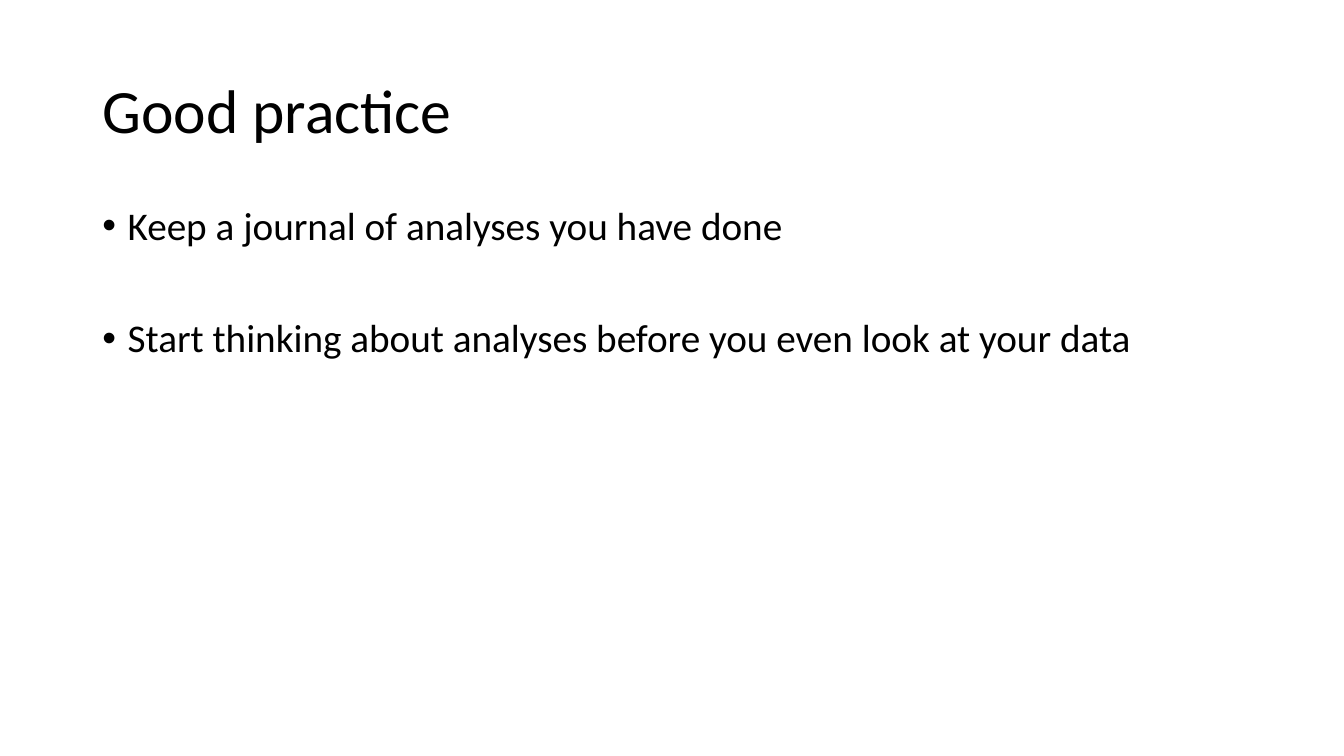
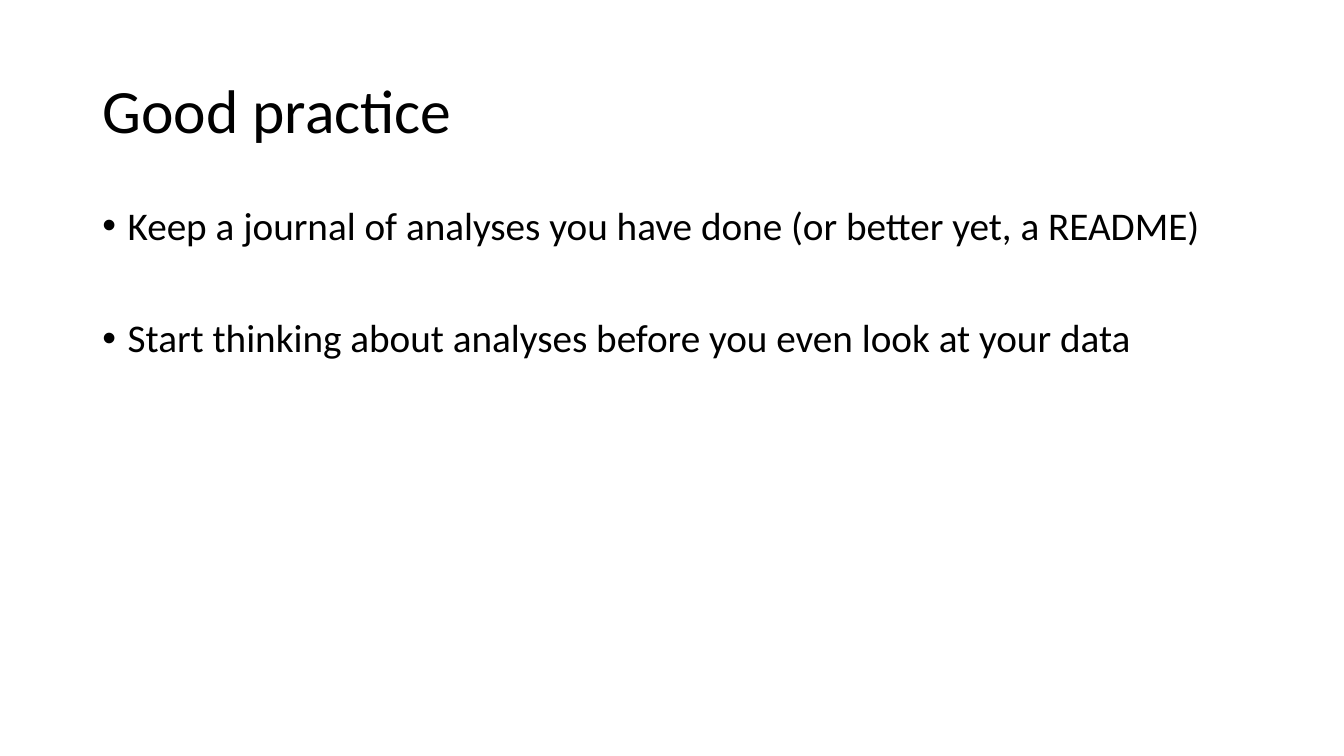
Before and after one commit to VTQuantMethodsEEB/klangwig, a slide deck: slide 45 of lectures/week_4_philosophy/le4_statistical_philosophy.pptx (slide 47 before the commit). Drawn at 1344x756 pixels with LibreOffice and Linux fonts; fonts in the diff are those of the drawing. Boxes give left, top, right and bottom in pixels: in the first picture for what was removed or moved away, otherwise in the second. Text is boxed around its words. In the diff, an @@ line names an element or a change of style, - is before the commit and + after.

```diff
--- a/lectures/week_4_philosophy/le4_statistical_philosophy.pptx
+++ b/lectures/week_4_philosophy/le4_statistical_philosophy.pptx
@@ text at box(128, 211, 1199, 247): text changed @@
-• Keep a journal of analyses you have done
+• Keep a journal of analyses you have done (or better yet, a README)
```
Also in this commit, not shown: 2 slides removed, 39 other files.
